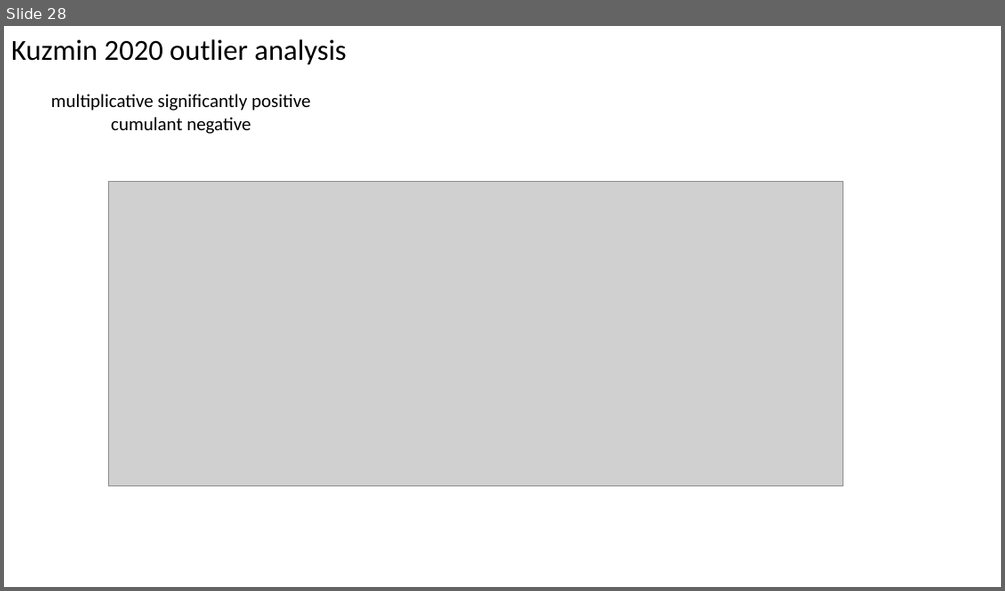
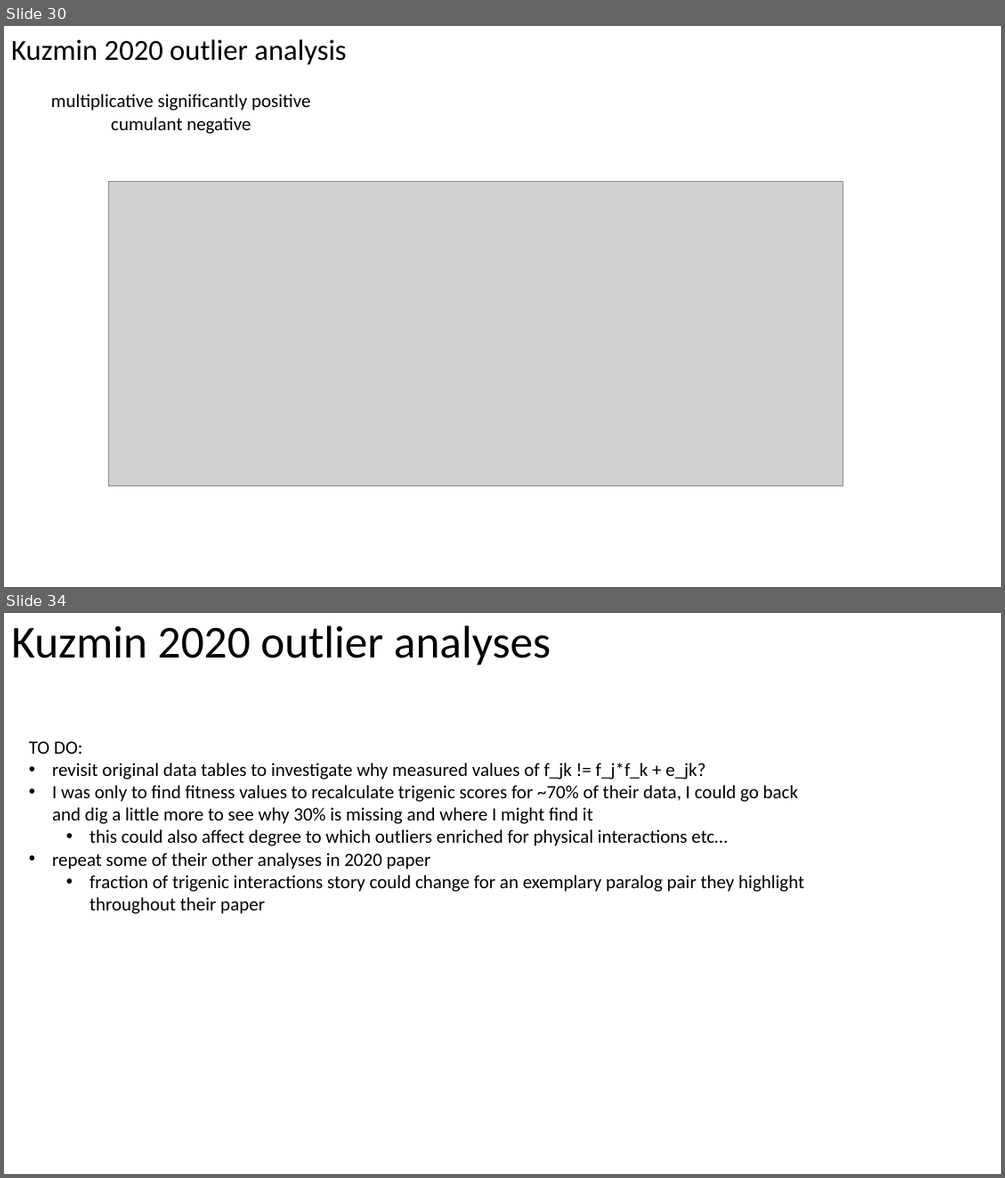
Before and after one commit to brian-arnold/epistasis_reanalysis, a slide deck: yeast_screens/yeast_screens_epistasis_summary.pptx. Shown one above the other, each under a label of ours: slide 28 before the commit, slides 30 and 34 after it; the slides between them are not shown. The pictures are 1005x591 and 1005x1178 pixels, drawn with LibreOffice and Linux fonts; fonts in the diff are those of the drawing; grey boxes stand for pictures. Boxes give left, top, right and bottom in pixels: in the first picture for what was removed or moved away, otherwise in the second. Text is boxed around its words. In the diff, an @@ line names an element or a change of style, - is before the commit and + after.

```diff
--- a/yeast_screens/yeast_screens_epistasis_summary.pptx
+++ b/yeast_screens/yeast_screens_epistasis_summary.pptx
@@ slide 34 added at (x1=4, y1=613, x2=1001, y2=1174), background #FFFFFF @@
@@ title added at (x1=11, y1=625, x2=550, y2=666), 44 pt, text #000000 @@
+Kuzmin 2020 outlier analyses
@@ text added at (x1=29, y1=741, x2=804, y2=914), 18 pt, text #000000 @@
+TO DO:
+• revisit original data tables to investigate why measured values of f_jk != f_j*f_k + e_jk?
+• I was only to find fitness values to recalculate trigenic scores for ~70% of their data, I could go back and dig a little more to see why 30% is missing and where I might find it
+  • this could also affect degree to which outliers enriched for physical interactions etc…
+• repeat some of their other analyses in 2020 paper
+  • fraction of trigenic interactions story could change for an exemplary paralog pair they highlight throughout their paper
@@ what was slide 28 is now slide 30 @@
```
Also in this commit, not shown: 1 slide changed, 9 other slides added, 1 slide removed, 8 other files.
